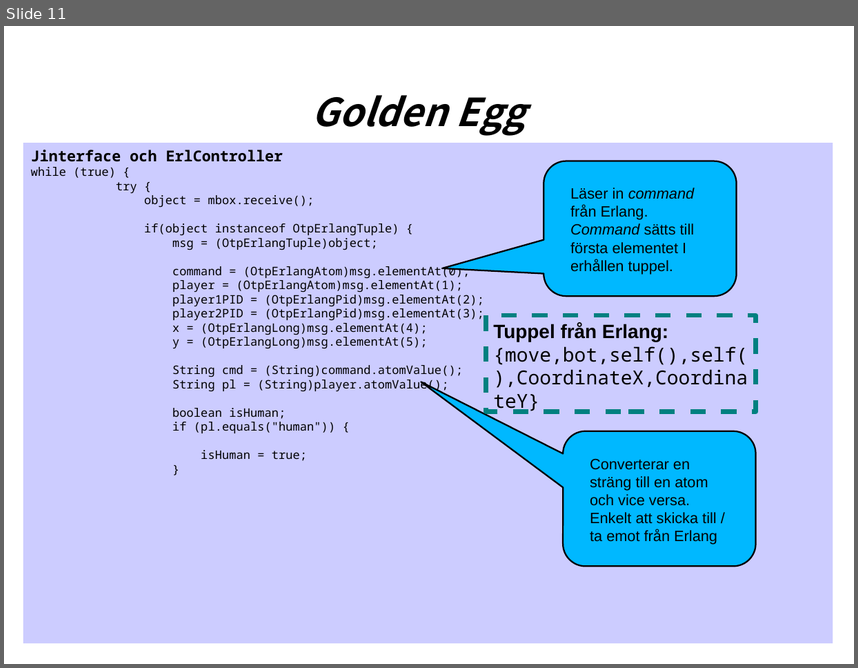
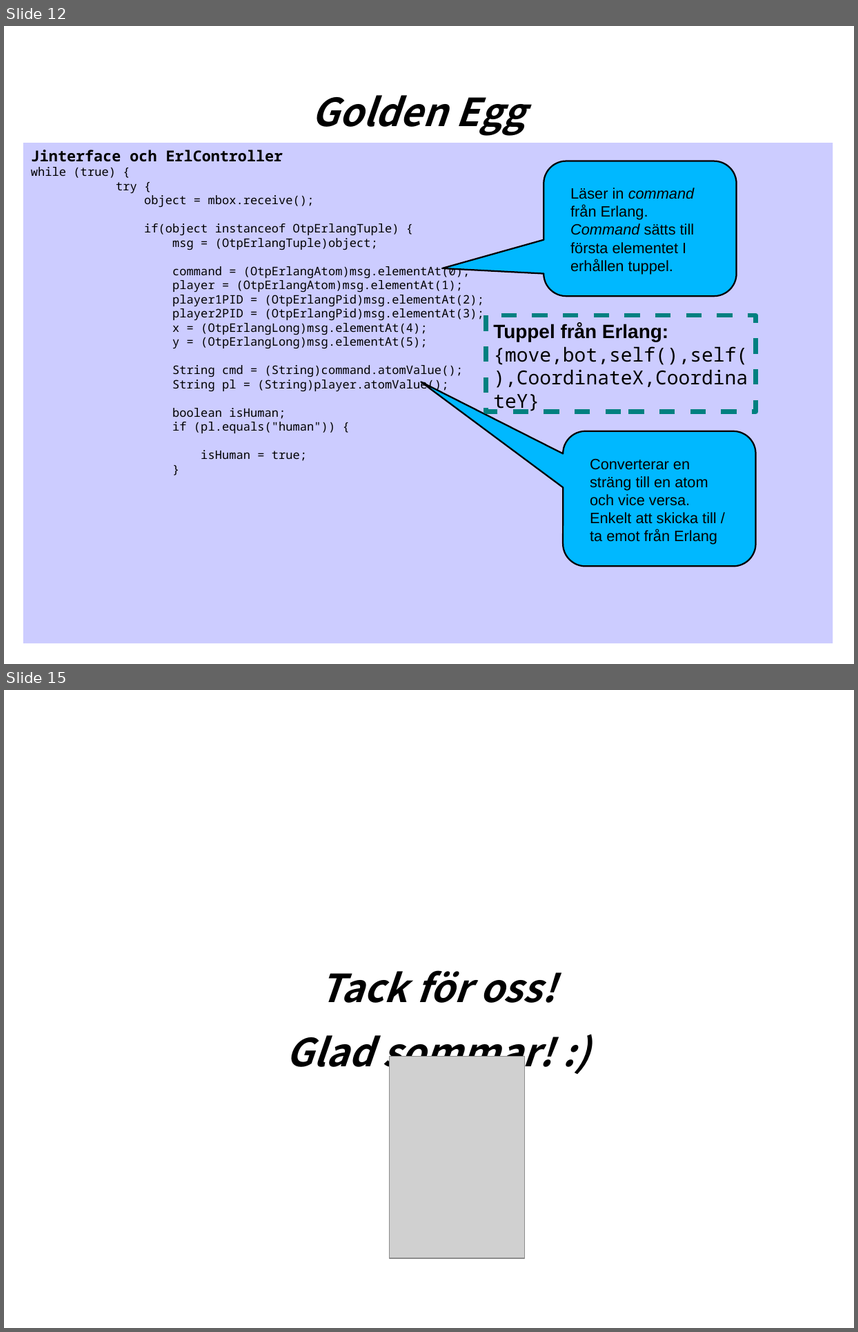
Before and after one commit to isqb/POP, a slide deck: doc/Projektpresentation.odp. Shown one above the other, each under a label of ours: slide 11 before the commit, slides 12 and 15 after it; the slides between them are not shown. The pictures are 858x668 and 858x1332 pixels, drawn with LibreOffice and Linux fonts; fonts in the diff are those of the drawing; grey boxes stand for pictures. Boxes give left, top, right and bottom in pixels: in the first picture for what was removed or moved away, otherwise in the second. Text is boxed around its words. In the diff, an @@ line names an element or a change of style, - is before the commit and + after.

```diff
--- a/doc/Projektpresentation.odp
+++ b/doc/Projektpresentation.odp
@@ slide 15 added at [4,690,854,1328], background #FFFFFF @@
@@ text added at [319,970,556,1003], 36 pt, text #000000, bold, italic @@
+Tack för oss!
@@ text added at [286,1035,553,1077], 36 pt, text #000000, bold, italic @@
+Glad sommar! :)
@@ picture added at [390,1056,525,1258] @@
@@ what was slide 11 is now slide 12 @@
```
Also in this commit, not shown: 1 slide changed, 3 other slides added, 1 slide removed.
